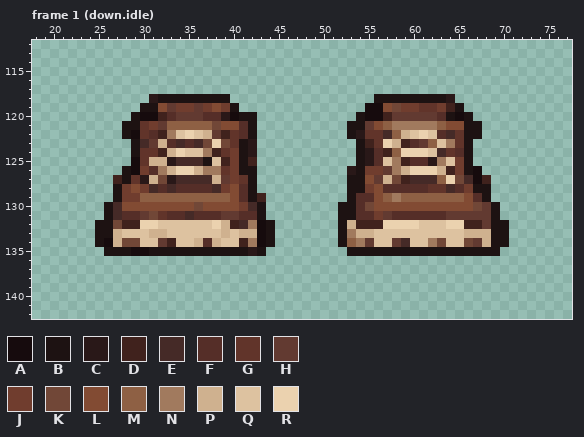
Edited in one commit: pixel-art file (assets/source/characters/player-r01/editable/footwear.boots.aseprite). This is how it looked before the edit.
96x144 pixels, 4 frames. Colours within 5 levels of each other are drawn and written as one. Shown: frame 1 (down.idle): x 18..77, y 112..142. The commit also changed other frames, which this record leaves out.
Palette (. is transparent): A #160b0d  B #1d1212  C #291818  D #40221d  E #452a27  F #552e28  G #61342a  H #623a31  J #703d2e  K #714737  L #824b33  M #8e6044  N #a17a5e  P #cfb18f  Q #ddc2a0  R #ebd2af
And afterwards:
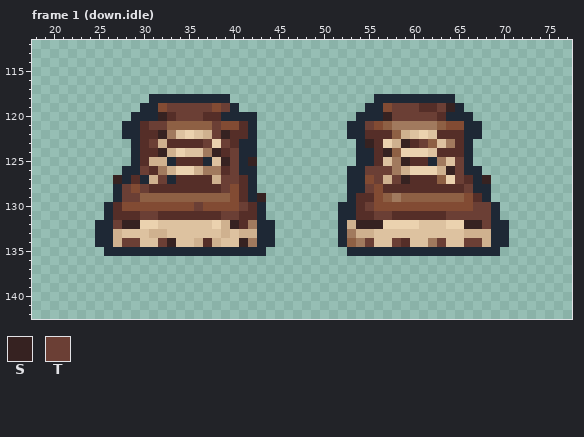
Colours new in this view: S #362221  T #6b3f35
The exact change:
colour B: #1d1212 -> #1e2835
Frame 1 (down.idle):
y 118: x 31 C -> B; x 64 C -> B
y 119: x 33..37 HJJHJ -> TTTTT; x 39 J -> T; x 55..56 AA -> BB; x 58..64 KJJGGJD -> TTTFFTS
y 120: x 30..32 AAD -> BBS; x 34..36 HHH -> TTT; x 39..40 CA -> BB; x 55..62 AADHHHHH -> BBSTTTTT; x 65 A -> B
y 121: x 30..32 GJH -> FTT; x 38 K -> T; x 55 H -> T
y 122: x 29..30 AG -> BF; x 32 D -> S; x 38..40 HDG -> TSF; x 54..57 CGGE -> BFFF; x 64..65 EG -> FF
y 123: x 30..31 EH -> FT; x 34 E -> F; x 36..37 EK -> FT; x 39..40 KG -> TF; x 42 C -> B; x 55..56 DG -> SF; x 59 D -> S; x 61 H -> T; x 65 G -> F
y 124: x 30..32 GGD -> FFS; x 38..40 DGJ -> SFT; x 42 C -> B; x 55 C -> B; x 57 D -> S; x 63..64 EG -> FF
y 125: x 29..30 AG -> BF; x 33..36 CEEE -> BFFF; x 39..40 DJ -> ST; x 42 D -> S; x 55 C -> B; x 59 D -> S; x 62 C -> B; x 65 J -> T
y 126: x 29..30 AJ -> BT; x 39..40 GJ -> FT; x 53 C -> B; x 55..57 JJH -> TTT; x 64..65 DJ -> ST; x 67 A -> B
y 127: x 27 D -> S; x 29..30 GC -> FB; x 32..37 KCEEEE -> TBFFFF; x 39..41 HJG -> TTF; x 56 H -> T; x 58..62 KDEEE -> TSFFF; x 65..68 KEAD -> TFBS
y 128: x 28 J -> T; x 30..31 JE -> TF; x 33 E -> F; x 38..39 EJ -> FT; x 55 J -> T; x 62..64 GGE -> FFF; x 66 J -> T
y 129: x 28..29 JJ -> TT; x 43 D -> S
y 130: x 27 E -> F; x 36 K -> T; x 41..42 JE -> TF; x 55 K -> T; x 67..68 KH -> TT
y 131: x 27 E -> F; x 30..32 HKG -> TTF; x 35 E -> F; x 39..40 HH -> TT; x 56..57 JH -> TT; x 64..68 HHHHH -> TTTTT
y 132: x 27..29 KDD -> TSS; x 40..41 DE -> SF; x 43 A -> B; x 54..56 DDD -> SSS; x 66..68 DDH -> SST
y 133: x 43 A -> B
y 134: x 26 A -> B; x 28..29 KK -> TT; x 32..33 HD -> TS; x 41 D -> S; x 43 A -> B; x 55 H -> T; x 58..59 HE -> TF; x 63 K -> T; x 66..67 KH -> TT
y 135: x 29..30 AA -> BB; x 42 C -> B
